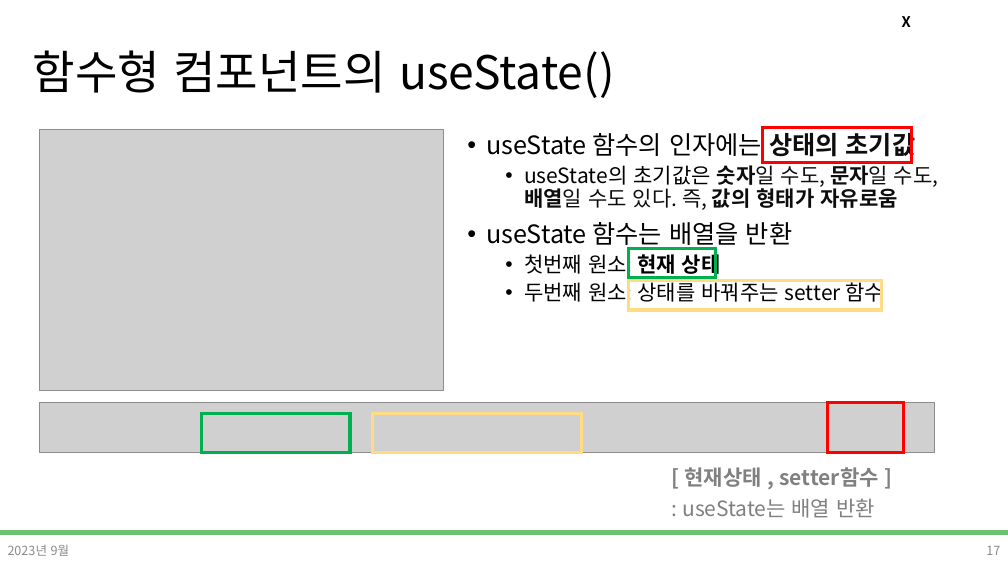
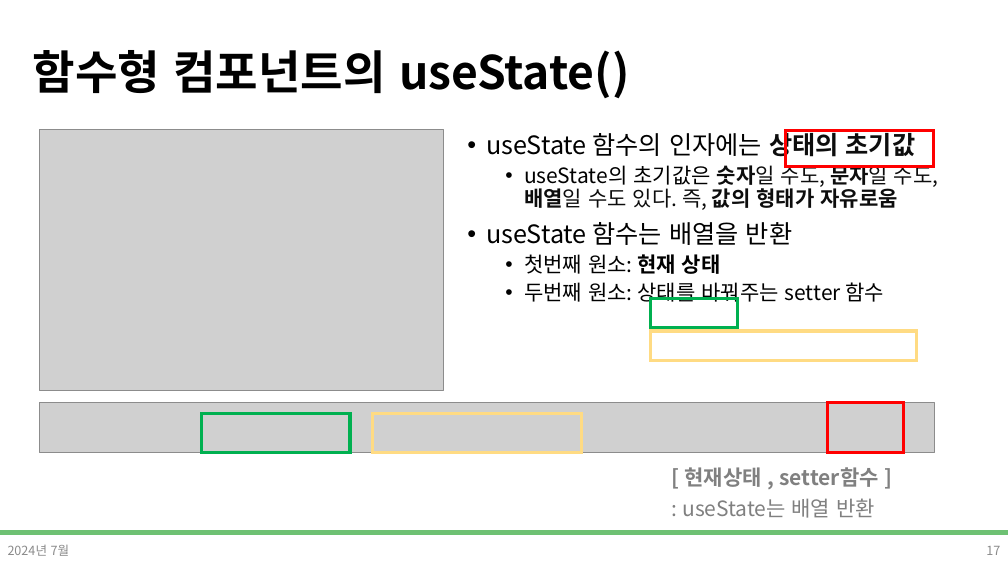
Before and after one commit to DevDamon0527/SeSAC_Yeongdeungpo_Campus_6th, a slide deck: slide 17 of material/[SeSAC_YDP_6] 24_React_Props_State.pptx. Drawn at 1008x567 pixels with LibreOffice and Linux fonts; fonts in the diff are those of the drawing; grey boxes stand for pictures; background and template pictures are left out. Boxes give left, top, right and bottom in pixels: in the first picture for what was removed or moved away, otherwise in the second. Text is boxed around its words. In the diff, an @@ line names an element or a change of style, - is before the commit and + after.

```diff
--- a/material/[SeSAC_YDP_6] 24_React_Props_State.pptx
+++ b/material/[SeSAC_YDP_6] 24_React_Props_State.pptx
@@ title "함수형 컴포넌트의 useState()" at [33, 50, 630, 98]: bold on @@
@@ text removed at [902, 16, 911, 27] @@
-X
@@ rectangle: place and size @@
-rectangle at [763, 128, 912, 163]
+rectangle at [786, 131, 935, 166]
@@ rectangle: place and size @@
-rectangle at [629, 248, 716, 278]
+rectangle at [651, 298, 738, 327]
@@ rectangle: place and size @@
-rectangle at [629, 281, 882, 310]
+rectangle at [651, 331, 917, 361]
@@ text at [8, 545, 70, 556]: text changed @@
-2023년 9월
+2024년 7월
```
Also in this commit, not shown: 17 other slides changed, 2 other files.
